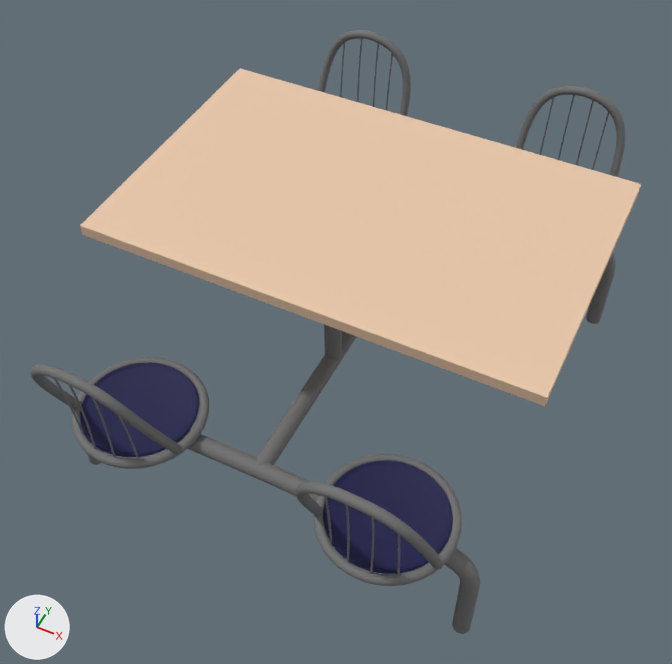
A saved change to the OBJ model bandejao-opengl/data/Mesa.obj.
Camera for both pictures: a 50 mm camera at (1.48, -3.31, 4.53) aimed at (-0.08, -0.18, 0.62). The lights are fixed; the arrows at lower left show +X, +Y and +Z. Where no turn or scale is listed for an object, it has been applied to the vertices.
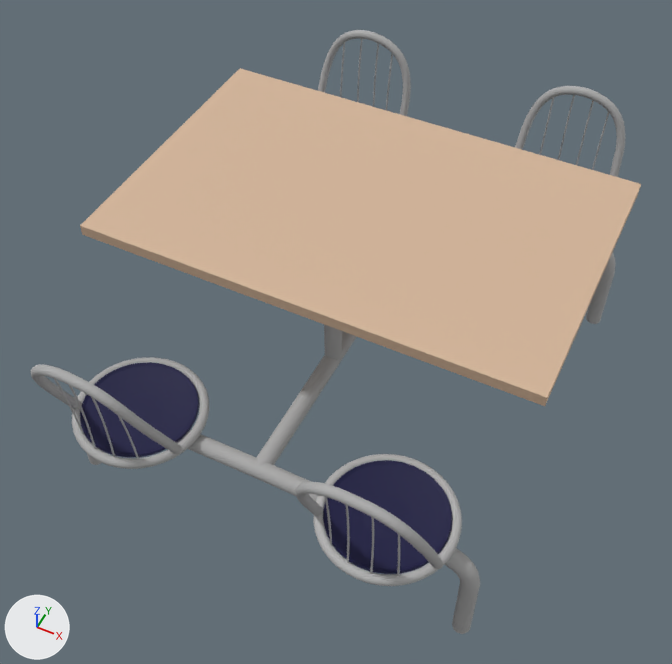
Location of each change, (x1, y1, x2, y2) in pixels of the pictures (672 x 664 px):
```json
{"object": "Mesh.022_Mesh.026_Mesh.007_Pla", "change": "recoloured", "before": [80, 68, 641, 406], "after": [80, 68, 641, 406]}
{"object": "Mesh_Mesh.006_Mesh.004_Cyl", "change": "recoloured", "before": [313, 454, 462, 586], "after": [313, 454, 462, 586]}
{"object": "Mesh.028_Mesh.031_Mesh.001_Mes", "change": "recoloured", "before": [72, 357, 209, 469], "after": [72, 357, 209, 469]}
{"object": "Mesh.016_Mesh.014_Mesh.002_Cyl", "change": "recoloured, surface changed", "before": [255, 463, 480, 634], "after": [255, 463, 480, 634]}
{"object": "Mesh.038_Mesh.005_Mesh.003_Cyl", "change": "recoloured, surface changed", "before": [256, 331, 357, 466], "after": [256, 331, 357, 466]}
{"object": "Mesh.018_Mesh.017_Mesh.011_Cyl", "change": "recoloured", "before": [67, 374, 182, 455], "after": [67, 374, 182, 455]}
{"object": "Mesh.029_Mesh.002_Mesh.031_Cyl", "change": "recoloured, surface changed", "before": [77, 395, 259, 478], "after": [77, 395, 259, 478]}
{"object": "Mesh.005_Mesh.036_Mesh.033_Cyl", "change": "recoloured, surface changed", "before": [353, 496, 443, 569], "after": [353, 496, 443, 569]}
{"object": "Mesh.012_Mesh.039_Mesh.005_Cyl", "change": "recoloured, surface changed", "before": [295, 482, 359, 515], "after": [295, 482, 359, 515]}
{"object": "Mesh.009_Mesh.015_Mesh.020_Cyl", "change": "recoloured", "before": [583, 88, 625, 177], "after": [583, 88, 625, 177]}
{"object": "Mesh.039_Mesh.010_Mesh.022_Mes", "change": "recoloured", "before": [31, 364, 82, 409], "after": [31, 364, 82, 409]}
{"object": "Mesh.032_Mesh.020_Mesh_Cylinde", "change": "recoloured", "before": [515, 86, 589, 150], "after": [515, 86, 589, 150]}
{"object": "Mesh.002_Mesh.028_Mesh.034_Cyl", "change": "recoloured, surface changed", "before": [586, 253, 616, 324], "after": [586, 253, 616, 324]}
{"object": "Mesh.024_Mesh.024_Mesh.039_Cyl", "change": "recoloured, surface changed", "before": [368, 32, 411, 116], "after": [368, 32, 411, 116]}
{"object": "Mesh.031_Mesh.016_Mesh.006_Cyl", "change": "recoloured, surface changed", "before": [318, 30, 373, 93], "after": [318, 30, 373, 93]}
{"object": "Mesh.015_Mesh.001_Mesh.030_Cyl", "change": "recoloured, surface changed", "before": [324, 325, 342, 360], "after": [324, 325, 342, 360]}
{"object": "Mesh.033_Mesh.018_Mesh.019_Cyl", "change": "recoloured", "before": [69, 385, 96, 448], "after": [69, 385, 96, 448]}
{"object": "Mesh.023_Mesh.019_Mesh.028_Cyl", "change": "recoloured", "before": [91, 397, 115, 457], "after": [91, 397, 115, 457]}
{"object": "Mesh.036_Mesh.033_Mesh.021_Cyl", "change": "recoloured", "before": [54, 379, 84, 434], "after": [54, 379, 84, 434]}
{"object": "Mesh.020_Mesh.034_Mesh.026_Cyl", "change": "recoloured", "before": [370, 517, 374, 574], "after": [370, 517, 374, 574]}
{"object": "Mesh.037_Mesh.012_Mesh.032_Cyl", "change": "recoloured", "before": [576, 100, 594, 165], "after": [576, 100, 594, 165]}
{"object": "Mesh.025_Mesh.029_Mesh.023_Cyl", "change": "recoloured", "before": [558, 95, 575, 160], "after": [558, 95, 575, 160]}
{"object": "Mesh.026_Mesh.032_Mesh.015_Cyl", "change": "recoloured", "before": [325, 497, 332, 546], "after": [325, 497, 332, 546]}
{"object": "Mesh.003_Mesh.038_Mesh.013_Cyl", "change": "recoloured", "before": [592, 112, 609, 170], "after": [592, 112, 609, 170]}
{"object": "Mesh.017_Mesh.011_Mesh.014_Cyl", "change": "recoloured", "before": [373, 43, 379, 107], "after": [373, 43, 379, 107]}
{"object": "Mesh.021_Mesh.021_Mesh.008_Cyl", "change": "recoloured", "before": [118, 416, 139, 459], "after": [118, 416, 139, 459]}
{"object": "Mesh.013_Mesh.030_Mesh.024_Cyl", "change": "recoloured", "before": [357, 39, 363, 103], "after": [357, 39, 363, 103]}
{"object": "Mesh.030_Mesh.035_Mesh.012_Cyl", "change": "recoloured", "before": [539, 98, 554, 155], "after": [539, 98, 554, 155]}
{"object": "Mesh.034_Mesh.027_Mesh.036_Cyl", "change": "recoloured", "before": [397, 534, 400, 576], "after": [397, 534, 400, 576]}
{"object": "Mesh.011_Mesh.013_Mesh.017_Cyl", "change": "recoloured", "before": [386, 54, 393, 111], "after": [386, 54, 393, 111]}
{"object": "Mesh.019_Mesh.007_Mesh.035_Cyl", "change": "recoloured", "before": [340, 42, 345, 97], "after": [340, 42, 345, 97]}
```

The change, as JSON lines over the scene's bpy script:
```json
{"op": "set", "path": "mat_material_000.base_color", "old": "(0.163, 0.163, 0.163)", "new": "(0.412, 0.412, 0.412)", "note": "grey #707070 -> grey #acacac"}
{"op": "set", "path": "mat_material_000.roughness", "old": "0.706", "new": "0.71"}
{"op": "set", "path": "mat_null.base_color", "old": "(0.163, 0.163, 0.163)", "new": "(0.412, 0.412, 0.412)", "note": "grey #707070 -> grey #acacac"}
{"op": "set", "path": "mat_material_009.base_color", "old": "(0.163, 0.163, 0.163)", "new": "(0.412, 0.412, 0.412)", "note": "grey #707070 -> grey #acacac"}
{"op": "set", "path": "mat_material_009.roughness", "old": "0.706", "new": "0.71"}
{"op": "set", "path": "mat_material_019.base_color", "old": "(0.163, 0.163, 0.163)", "new": "(0.412, 0.412, 0.412)", "note": "grey #707070 -> grey #acacac"}
{"op": "set", "path": "mat_material_008.base_color", "old": "(0.163, 0.163, 0.163)", "new": "(0.412, 0.412, 0.412)", "note": "grey #707070 -> grey #acacac"}
{"op": "set", "path": "mat_material_008.roughness", "old": "0.706", "new": "0.71"}
{"op": "set", "path": "mat_material_011.base_color", "old": "(0.163, 0.163, 0.163)", "new": "(0.412, 0.412, 0.412)", "note": "grey #707070 -> grey #acacac"}
{"op": "set", "path": "mat_material_011.roughness", "old": "0.706", "new": "0.71"}
{"op": "set", "path": "mat_material_003.base_color", "old": "(0.163, 0.163, 0.163)", "new": "(0.412, 0.412, 0.412)", "note": "grey #707070 -> grey #acacac"}
{"op": "set", "path": "mat_material_006.base_color", "old": "(0.819, 0.574, 0.397)", "new": "(0.655, 0.459, 0.318)", "note": "beige #eac7a9 -> beige #d4b499"}
{"op": "set", "path": "mat_material_016.base_color", "old": "(0.163, 0.163, 0.163)", "new": "(0.412, 0.412, 0.412)", "note": "grey #707070 -> grey #acacac"}
{"op": "set", "path": "mat_material_016.roughness", "old": "0.706", "new": "0.71"}
{"op": "set", "path": "mat_material_015.base_color", "old": "(0.163, 0.163, 0.163)", "new": "(0.412, 0.412, 0.412)", "note": "grey #707070 -> grey #acacac"}
{"op": "set", "path": "mat_material_015.roughness", "old": "0.706", "new": "0.71"}
{"op": "set", "path": "mat_material_017.base_color", "old": "(0.163, 0.163, 0.163)", "new": "(0.412, 0.412, 0.412)", "note": "grey #707070 -> grey #acacac"}
{"op": "set", "path": "mat_material_010.base_color", "old": "(0.163, 0.163, 0.163)", "new": "(0.414, 0.414, 0.414)", "note": "grey #707070 -> grey #acacac"}
{"op": "set", "path": "mat_material_010.roughness", "old": "0.706", "new": "0.71"}
{"op": "set", "path": "mat_material_007.base_color", "old": "(0.163, 0.163, 0.163)", "new": "(0.452, 0.452, 0.452)", "note": "grey #707070 -> grey #b3b3b3"}
```
